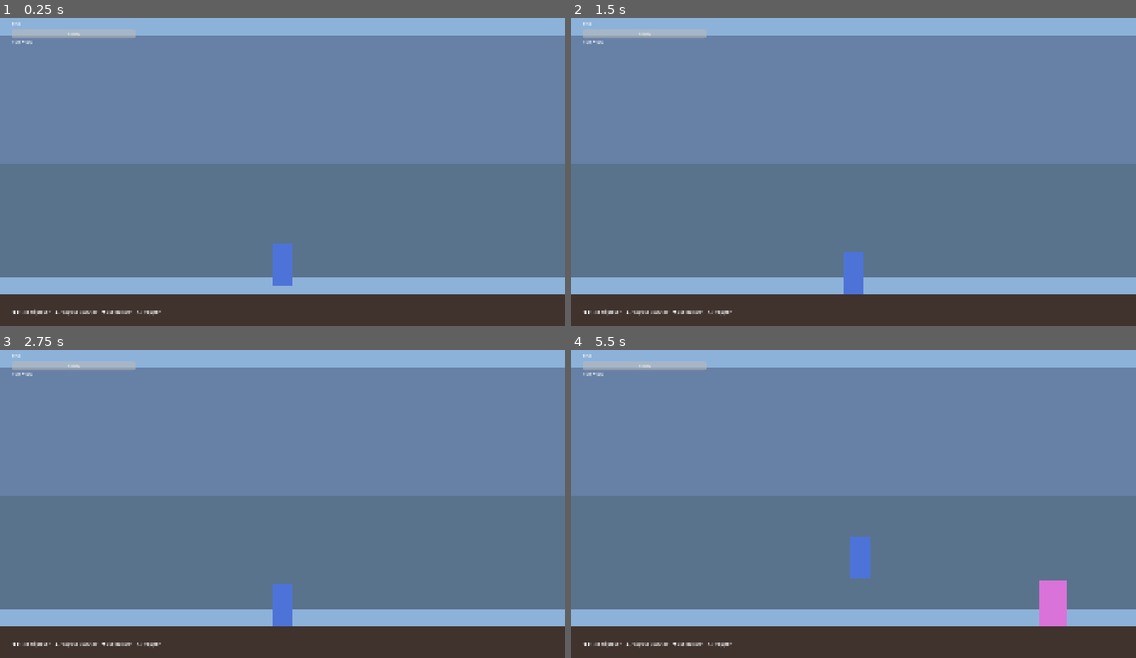
Above: before the commit, frames 1-4 (two rows, left to right).
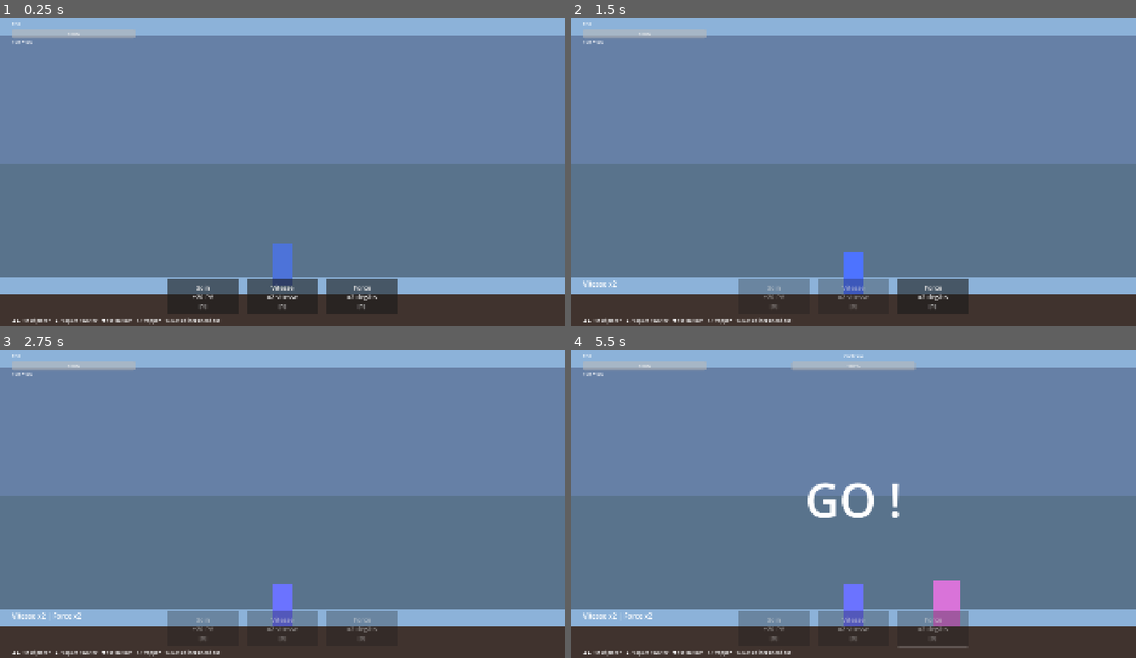
Above: after the commit, the same moments.

Repository: EstebanFlores27/MedocFighterV2
Game: Godot game, scene res://scenes/main.tscn
The game is run twice, just before and just after one commit, with the same random seed, the same clock (stepped at 60 frames per second) and the same inputs.
Inputs (mouse positions are in pixels of both pictures, inside the frame that each line leads up to):
- Up to frame 1 (0.25 s): no input
- Up to frame 2 (1.5 s): click (774, 295) at 0.5 s, where only the run after the commit has a clickable "Soin +20 PV [1]"; click (853, 295) at 1.25 s, where only the run after the commit has a clickable "Vitesse x2 vitesse [1]"
- Up to frame 3 (2.75 s): click (361, 627) at 2 s, where only the run after the commit has a clickable "Force x2 dégâts [1]"
- Up to frame 4 (5.5 s): tap Enter at 2.75 s; hold Right (move_right) 2.78-4.28 s; tap X (punch) at 2.85, 5.3 s; tap Up (jump) at 3.02, 3.77, 5.27 s; tap 1 at 3.05, 3.6 s; tap 2 at 3.8, 4.35 s; hold Left (move_left) 4.28-5.03 s; tap 3 at 4.55, 5.1 s; hold Right (move_right) from 5.03 s (still down)

The runs differ from the first frame. In frame 1, 2.6% of the frame differs, in the area x 2-71%, y 84-100%; in frame 2, 2.9%; in frame 3, 3.0%; in frame 4, 6.1%, in the area x 2-88%, y 1-100%.

Commit message:
M3: med chest with 3 single-use meds, no mid-district refill
Adds the player's medication inventory: 1 dose each of Soin (+20 PV
instant), Vitesse (x2 movement speed, 10s) and Force (x2 punch damage,
10s). Three buttons appear in the HUD; keyboard shortcuts 1/2/3 also
work. Disabled state when a charge is spent. Active buffs tint the
player sprite (red for force, blue for speed) and a small label up top
shows which buffs are running.

Per the design doc, the chest does not refill within a district —
this is the pedagogical core (rationing = adherence). District-end
refill + Adrenaline drop come with M4.

Co-Authored-By: Claude Opus 4.7 <noreply@anthropic.com>

Diff:
--- a/scenes/combat_hud.tscn
+++ b/scenes/combat_hud.tscn
@@ -128,13 +128,62 @@
 theme_override_font_sizes/font_size = 28
 text = "  Continuer  "
 
+[node name="MedBox" type="HBoxContainer" parent="Root"]
+layout_mode = 1
+anchors_preset = 7
+anchor_left = 0.5
+anchor_top = 1.0
+anchor_right = 0.5
+anchor_bottom = 1.0
+offset_left = -390.0
+offset_top = -160.0
+offset_right = 390.0
+offset_bottom = -40.0
+theme_override_constants/separation = 30
+
+[node name="SoinBtn" type="Button" parent="Root/MedBox"]
+layout_mode = 2
+custom_minimum_size = Vector2(240, 110)
+theme_override_font_sizes/font_size = 22
+text = "Soin
++20 PV
+[1]"
+
+[node name="VitesseBtn" type="Button" parent="Root/MedBox"]
+layout_mode = 2
+custom_minimum_size = Vector2(240, 110)
+theme_override_font_sizes/font_size = 22
+text = "Vitesse
+x2 vitesse
+[1]"
+
+[node name="ForceBtn" type="Button" parent="Root/MedBox"]
+layout_mode = 2
+custom_minimum_size = Vector2(240, 110)
+theme_override_font_sizes/font_size = 22
+text = "Force
+x2 dégâts
+[1]"
+
+[node name="BuffLabel" type="Label" parent="Root"]
+layout_mode = 1
+anchors_preset = 2
+anchor_top = 1.0
+anchor_bottom = 1.0
+offset_left = 40.0
+offset_top = -160.0
+offset_right = 600.0
+offset_bottom = -120.0
+theme_override_font_sizes/font_size = 24
+text = ""
+
 [node name="Help" type="Label" parent="Root"]
 layout_mode = 1
 anchors_preset = 2
 anchor_top = 1.0
 anchor_bottom = 1.0
 offset_left = 40.0
-offset_top = -60.0
-offset_right = 1200.0
-offset_bottom = -20.0
-text = "◀ ▶ : se déplacer    ▲ / Espace : sauter    ▼ : se baisser    X : frapper"
+offset_top = -30.0
+offset_right = 1500.0
+offset_bottom = -6.0
+text = "◀ ▶ : se déplacer    ▲ / Espace : sauter    ▼ : se baisser    X : frapper    1/2/3 : utiliser un médoc"
--- a/scripts/autoload/game_state.gd
+++ b/scripts/autoload/game_state.gd
@@ -11,6 +11,9 @@
 signal chronik_defeated(display_name: String, victory_text: String)
 signal combat_countdown_done
 signal combat_resolved
+signal med_inventory_changed(charges: Dictionary)
+signal med_use_requested(med_id: String)
+signal player_buff_changed(speed_active: bool, force_active: bool)
 @warning_ignore_restore("unused_signal")
 
 var current_district: int = 1
--- a/scripts/combat_hud.gd
+++ b/scripts/combat_hud.gd
@@ -1,4 +1,15 @@
 extends CanvasLayer
+
+const MED_LABELS := {
+	"soin": "Soin\n+20 PV",
+	"vitesse": "Vitesse\nx2 vitesse",
+	"force": "Force\nx2 dégâts",
+}
+const MED_KEYS := {
+	KEY_1: "soin",
+	KEY_2: "vitesse",
+	KEY_3: "force",
+}
 
 @onready var player_hp_bar: ProgressBar = $Root/TopLeft/PlayerHpBar
 @onready var player_hp_label: Label = $Root/TopLeft/PlayerHpLabel
@@ -10,16 +21,44 @@
 @onready var victory_title: Label = $Root/VictoryPanel/VBox/Title
 @onready var victory_body: Label = $Root/VictoryPanel/VBox/Body
 @onready var continue_btn: Button = $Root/VictoryPanel/VBox/ContinueButton
+@onready var med_box: HBoxContainer = $Root/MedBox
+@onready var med_btns := {
+	"soin": $Root/MedBox/SoinBtn as Button,
+	"vitesse": $Root/MedBox/VitesseBtn as Button,
+	"force": $Root/MedBox/ForceBtn as Button,
+}
+@onready var buff_label: Label = $Root/BuffLabel
+
+var _last_charges: Dictionary = {"soin": 1, "vitesse": 1, "force": 1}
 
 func _ready() -> void:
 	chronik_panel.visible = false
 	countdown_label.visible = false
 	victory_panel.visible = false
+	buff_label.visible = false
 	GameState.player_hp_changed.connect(_on_player_hp_changed)
 	GameState.chronik_engaged.connect(_on_chronik_engaged)
 	GameState.chronik_hp_changed.connect(_on_chronik_hp_changed)
 	GameState.chronik_defeated.connect(_on_chronik_defeated)
+	GameState.med_inventory_changed.connect(_on_med_inventory_changed)
+	GameState.player_buff_changed.connect(_on_buff_changed)
 	continue_btn.pressed.connect(_on_continue_pressed)
+	for med_id in med_btns:
+		var btn: Button = med_btns[med_id]
+		btn.pressed.connect(_on_med_pressed.bind(med_id))
+	_refresh_med_buttons()
+
+func _unhandled_key_input(event: InputEvent) -> void:
+	if not (event is InputEventKey) or not event.pressed or event.echo:
+		return
+	var k := (event as InputEventKey).keycode
+	if MED_KEYS.has(k):
+		_on_med_pressed(MED_KEYS[k])
+
+func _on_med_pressed(med_id: String) -> void:
+	if int(_last_charges.get(med_id, 0)) <= 0:
+		return
+	GameState.med_use_requested.emit(med_id)
 
 func _on_player_hp_changed(hp: int, max_hp: int) -> void:
 	player_hp_bar.max_value = max_hp
@@ -48,6 +87,29 @@
 	victory_panel.visible = false
 	GameState.combat_resolved.emit()
 
+func _on_med_inventory_changed(charges: Dictionary) -> void:
+	_last_charges = charges.duplicate()
+	_refresh_med_buttons()
+
+func _refresh_med_buttons() -> void:
+	for med_id in med_btns:
+		var btn: Button = med_btns[med_id]
+		var n := int(_last_charges.get(med_id, 0))
+		btn.text = "%s\n[%d]" % [MED_LABELS[med_id], n]
+		btn.disabled = n <= 0
+
+func _on_buff_changed(speed_active: bool, force_active: bool) -> void:
+	var parts: Array[String] = []
+	if speed_active:
+		parts.append("Vitesse x2")
+	if force_active:
+		parts.append("Force x2")
+	if parts.is_empty():
+		buff_label.visible = false
+	else:
+		buff_label.text = " | ".join(parts)
+		buff_label.visible = true
+
 func _play_countdown() -> void:
 	countdown_label.visible = true
 	for step in ["3", "2", "1", "GO !"]:
--- a/scripts/player.gd
+++ b/scripts/player.gd
@@ -1,13 +1,15 @@
 extends CharacterBody2D
 
-const SPEED := 420.0
+const BASE_SPEED := 420.0
 const JUMP_VELOCITY := -900.0
 const GRAVITY := 2200.0
 const MAX_HP := 100
 const PUNCH_COOLDOWN := 0.4
 const PUNCH_DURATION := 0.14
-const PUNCH_DAMAGE := 10
+const BASE_PUNCH_DAMAGE := 10
 const INVULN_DURATION := 0.6
+const SOIN_HEAL_AMOUNT := 20
+const BUFF_DURATION := 10.0
 
 @onready var sprite: ColorRect = $Sprite
 @onready var collider: CollisionShape2D = $Collider
@@ -17,6 +19,12 @@
 var hp: int = MAX_HP
 var facing: int = 1
 var locked: bool = false
+
+var med_charges: Dictionary = {"soin": 1, "vitesse": 1, "force": 1}
+var _speed_buff_t := 0.0
+var _force_buff_t := 0.0
+var _last_speed_active := false
+var _last_force_active := false
 
 var _is_ducking := false
 var _default_sprite_size: Vector2
@@ -42,7 +50,10 @@
 	GameState.combat_countdown_done.connect(_on_countdown_done)
 	GameState.chronik_defeated.connect(_on_chronik_defeated)
 	GameState.combat_resolved.connect(_on_combat_resolved)
+	GameState.med_use_requested.connect(_on_med_use_requested)
 	GameState.player_hp_changed.emit(hp, MAX_HP)
+	GameState.med_inventory_changed.emit(med_charges.duplicate())
+	GameState.player_buff_changed.emit(false, false)
 
 func _on_chronik_engaged(_display_name: String, _max_hp: int) -> void:
 	locked = true
@@ -56,28 +67,53 @@
 func _on_combat_resolved() -> void:
 	locked = false
 
+func _on_med_use_requested(med_id: String) -> void:
+	use_med(med_id)
+
+func use_med(med_id: String) -> void:
+	if not med_charges.has(med_id):
+		return
+	if med_charges[med_id] <= 0:
+		return
+	med_charges[med_id] -= 1
+	match med_id:
+		"soin":
+			hp = mini(MAX_HP, hp + SOIN_HEAL_AMOUNT)
+			GameState.player_hp_changed.emit(hp, MAX_HP)
+		"vitesse":
+			_speed_buff_t = BUFF_DURATION
+		"force":
+			_force_buff_t = BUFF_DURATION
+	GameState.med_inventory_changed.emit(med_charges.duplicate())
+
 func _physics_process(delta: float) -> void:
 	if not is_on_floor():
 		velocity.y += GRAVITY * delta
 
 	_punch_cd = max(0.0, _punch_cd - delta)
 	_invuln_t = max(0.0, _invuln_t - delta)
+	_speed_buff_t = max(0.0, _speed_buff_t - delta)
+	_force_buff_t = max(0.0, _force_buff_t - delta)
+	_emit_buff_change_if_needed()
+
 	if _punch_t > 0.0:
 		_punch_t = max(0.0, _punch_t - delta)
 		if _punch_t == 0.0:
 			_end_punch()
 
+	var current_speed := BASE_SPEED * (2.0 if _speed_buff_t > 0.0 else 1.0)
+
 	if locked:
-		velocity.x = move_toward(velocity.x, 0, SPEED * 4 * delta)
+		velocity.x = move_toward(velocity.x, 0, current_speed * 4 * delta)
 		move_and_slide()
-		_apply_invuln_flash()
+		_apply_visual_state()
 		return
 
 	if Input.is_action_just_pressed("jump") and is_on_floor() and not _is_ducking:
 		velocity.y = JUMP_VELOCITY
 
 	var direction := Input.get_axis("move_left", "move_right")
-	velocity.x = direction * SPEED
+	velocity.x = direction * current_speed
 	if direction != 0.0:
 		facing = int(sign(direction))
 
@@ -87,7 +123,7 @@
 		_start_punch()
 
 	move_and_slide()
-	_apply_invuln_flash()
+	_apply_visual_state()
 
 func _start_punch() -> void:
 	_punch_cd = PUNCH_COOLDOWN
@@ -98,9 +134,10 @@
 	await get_tree().physics_frame
 	if not is_inside_tree() or _punch_t <= 0.0:
 		return
+	var dmg := BASE_PUNCH_DAMAGE * (2 if _force_buff_t > 0.0 else 1)
 	for body in punch_hitbox.get_overlapping_bodies():
 		if body.is_in_group("chronik") and body.has_method("receive_punch"):
-			body.receive_punch(PUNCH_DAMAGE, facing)
+			body.receive_punch(dmg, facing)
 
 func _end_punch() -> void:
 	punch_hitbox.monitoring = false
@@ -118,14 +155,24 @@
 		GameState.player_defeated.emit()
 
 func heal(amount: int) -> void:
-	hp = min(MAX_HP, hp + amount)
+	hp = mini(MAX_HP, hp + amount)
 	GameState.player_hp_changed.emit(hp, MAX_HP)
 
-func _apply_invuln_flash() -> void:
+func _emit_buff_change_if_needed() -> void:
+	var s_active := _speed_buff_t > 0.0
+	var f_active := _force_buff_t > 0.0
+	if s_active != _last_speed_active or f_active != _last_force_active:
+		_last_speed_active = s_active
+		_last_force_active = f_active
+		GameState.player_buff_changed.emit(s_active, f_active)
+
+func _apply_visual_state() -> void:
+	var alpha := 1.0
 	if _invuln_t > 0.0:
-		sprite.modulate.a = 0.4 if int(_invuln_t * 20) % 2 == 0 else 1.0
-	else:
-		sprite.modulate.a = 1.0
+		alpha = 0.4 if int(_invuln_t * 20) % 2 == 0 else 1.0
+	var r := 1.4 if _force_buff_t > 0.0 else 1.0
+	var b := 1.4 if _speed_buff_t > 0.0 else 1.0
+	sprite.modulate = Color(r, 1.0, b, alpha)
 
 func _set_ducking(ducking: bool) -> void:
 	if ducking == _is_ducking:
